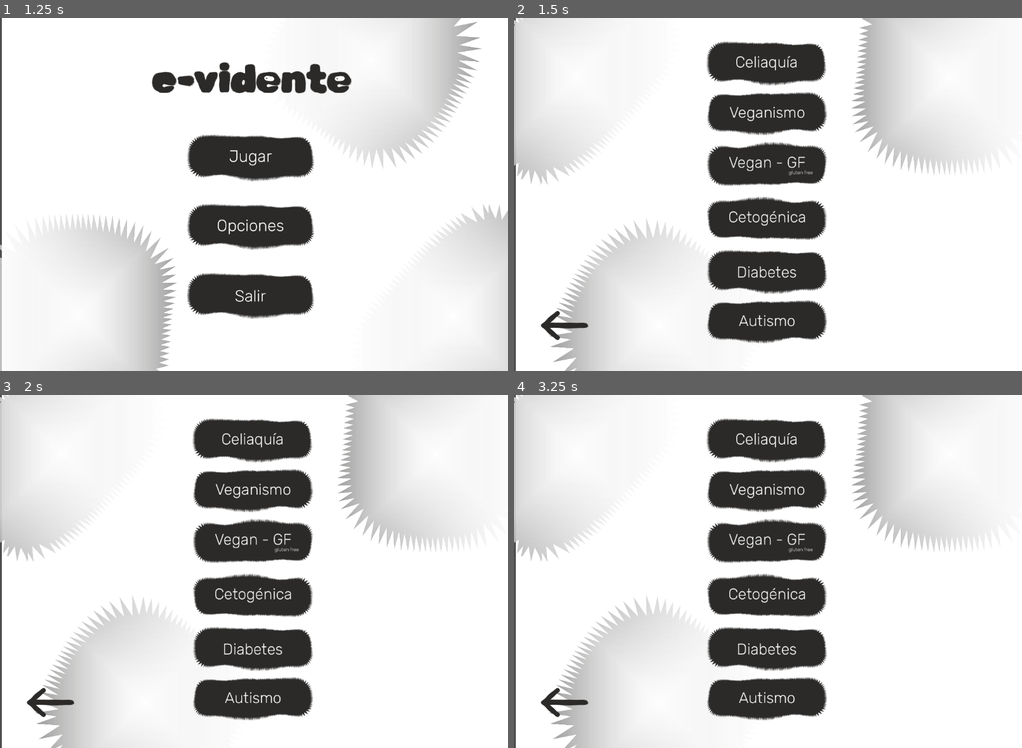
Above: before the commit, frames 1-4 (two rows, left to right).
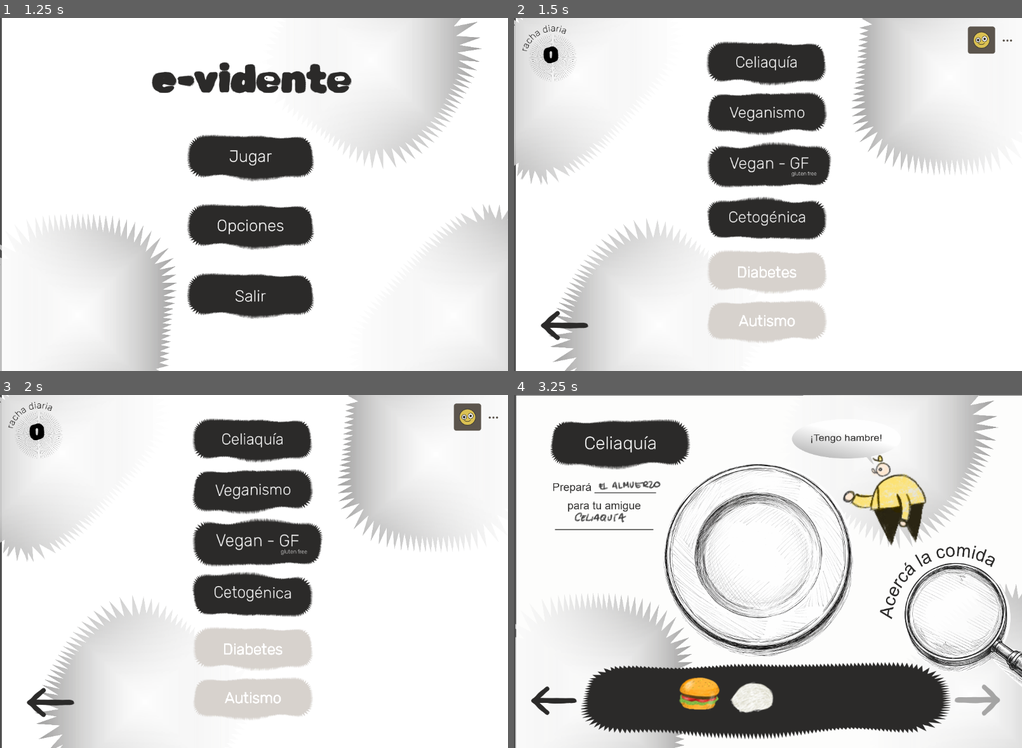
Above: after the commit, the same moments.

Repository: TTIP-e-vidente/e-vidente
Game: Godot game, scene res://interface/evidente.tscn
Same seed, same stepped clock (60 frames per second), same inputs: the game is played once before the commit and once after it. Sound files missing from this copy of the repository are replaced by a short silence.
Inputs (mouse positions are in pixels of both pictures, inside the frame that each line leads up to):
- Up to frame 1 (1.25 s): click (243, 314) at 0.5 s
- Up to frame 2 (1.5 s): click (762, 159) at 1.25 s
- Up to frame 3 (2 s): no input
- Up to frame 4 (3.25 s): click (793, 451) at 2 s; click (961, 504) at 2.77 s

Frame 1 is identical in both runs. In frame 2, 6.4% of the frame differs, in the area x 1-99%, y 1-93%; in frame 3, 7.6%; in frame 4, 46%, in the area x 0-100%, y 0-100%.
Error before the commit: Parse Error: Cannot infer the type of "resume_state" variable because the value doesn't have a set type. (res://niveles/selector.gd:264)
Error after the commit: Invalid call. Nonexistent function 'hide_overlay' in base 'Control (ProfileOverlayPanel)'. (res://mapas/MapHud.gd:128)

Commit message:
refactor: translate SaveManager method names to Spanish for consistency

Diff:
--- a/project/mapas/MapHud.gd
+++ b/project/mapas/MapHud.gd
@@ -87,25 +87,25 @@
 
 func _on_superposicion_reanudar_presionado() -> void:
 	_hide_profile_overlay()
-	if not SaveManager.can_resume_current_save():
+	if not SaveManager.puede_reanudar_guardado_actual():
 		return
-	var resume_state: Dictionary = SaveManager.reload_from_disk_and_get_resume()
+	var resume_state: Dictionary = SaveManager.recargar_desde_disco_y_obtener_reanudacion()
 	GameSceneRouter.go_to_resume(get_tree(), resume_state, _get_scene_to_return_to())
 
 
 func _on_superposicion_edit_perfil_presionado() -> void:
-	SaveManager.save_progress_to_disk()
+	SaveManager.guardar_progreso_en_disco()
 	get_tree().root.set_meta(PROFILE_RETURN_SCENE_META, _get_scene_to_return_to())
 	GameSceneRouter.go_to_profile_editor(get_tree())
 
 
 func _on_overlay_save_pressed() -> void:
-	SaveManager.save_progress_to_disk()
+	SaveManager.guardar_progreso_en_disco()
 	_refresh_hud()
 
 
 func _on_superposicion_reiniciar_presionado() -> void:
-	SaveManager.reset_all_progress()
+	SaveManager.reiniciar_todo_progreso()
 	_hide_profile_overlay()
 	GameSceneRouter.go_to_mode_selector(get_tree())
 
--- a/project/mapas/MapScene.gd
+++ b/project/mapas/MapScene.gd
@@ -19,7 +19,7 @@
 # Ciclo de vida ---------------------------------------------------------------
 func _ready() -> void:
 	GameSceneRouter.request_scene_preload(
-		GameTrackCatalog.get_level_scene_path(DEFAULT_TRACK_KEY)
+		GameTrackCatalog.obtener_ruta_escena_nivel(DEFAULT_TRACK_KEY)
 	)
 	_connect_back_signal()
 	_clear_transient_question_session()
@@ -247,7 +247,7 @@
 		return false
 	if node_data.is_question():
 		return true
-	return node_data.has_chapter_destination() and GameTrackCatalog.has_track(
+	return node_data.has_chapter_destination() and GameTrackCatalog.tiene_pista(
 		_obtener_clave_pista_valida(node_data)
 	)
 
@@ -262,7 +262,7 @@
 
 func _obtener_clave_pista_valida(node_data: RefCounted) -> String:
 	var raw_track_key: String = node_data.get_track_key_or_default(DEFAULT_TRACK_KEY)
-	if GameTrackCatalog.has_track(raw_track_key):
+	if GameTrackCatalog.tiene_pista(raw_track_key):
 		return raw_track_key
 	return DEFAULT_TRACK_KEY
 
--- a/project/mapas/completo/capitulo_completado.gd
+++ b/project/mapas/completo/capitulo_completado.gd
@@ -25,7 +25,7 @@
 func _refresh_copy() -> void:
 	if subtitle_label == null or detail_label == null:
 		return
-	var track_label: String = GameTrackCatalog.get_track_label(_track_key, "este modo")
+	var track_label: String = GameTrackCatalog.obtener_etiqueta_pista(_track_key, "este modo")
 	subtitle_label.text = "Terminaste el mapa de %s" % track_label
 
 
--- a/project/niveles/nivel_1/Level.gd
+++ b/project/niveles/nivel_1/Level.gd
@@ -93,7 +93,7 @@
 		manager_level.iniciar_nivel_sesion(active_track_key, self)
 	var resolved_level_number := _numero_nivel_valido(active_track_key)
 	if resolved_level_number > 0:
-		SaveManager.set_resume_to_level(active_track_key, resolved_level_number)
+		SaveManager.establecer_reanudar_en_nivel(active_track_key, resolved_level_number)
 
 
 func _reproducir_audio_nivel() -> void:
@@ -165,7 +165,7 @@
 	)
 
 	# 3. Persistir todo a disco
-	SaveManager.record_level_completed(track_key, level_number)
+	SaveManager.registrar_nivel_completado(track_key, level_number)
 
 	# 4. Preparar el feedback de racha para mostrarlo al avanzar
 	var updated_streak: Dictionary = Global.obtener_estado_racha()
@@ -235,10 +235,10 @@
 		return
 
 	var saved_positive_count: int = manager_level.almacenar_parcial_nivel_estado(track_key)
-	SaveManager.set_resume_to_level(track_key, resolved_level_number)
-	SaveManager.record_manual_save()
-	if SaveManager.has_save_error():
-		var error := SaveManager.get_last_save_error()
+	SaveManager.establecer_reanudar_en_nivel(track_key, resolved_level_number)
+	SaveManager.registrar_guardado_manual()
+	if SaveManager.tiene_error_guardado():
+		var error: String = SaveManager.obtener_error_ultimo_guardado()
 		_mostrar_guardar_retroalimentacion(
 			"No se pudo guardar",
 			error if not error.is_empty() else "Reintenta de nuevo en unos segundos",
@@ -250,7 +250,7 @@
 
 func _mostrar_guardar_exito_retroalimentacion(saved_positive_count: int) -> void:
 	var title := "Guardado parcial" if saved_positive_count > 0 else SAVE_FEEDBACK_DEFAULT_TITLE
-	var saved_time := SaveManager.get_last_saved_at().get_slice(" ", 1)
+	var saved_time: String = SaveManager.obtener_ultimo_guardado_en().get_slice(" ", 1)
 	var time_line := (
 		"Guardado a las %s" % saved_time
 		if not saved_time.is_empty()
--- a/project/niveles/selector.gd
+++ b/project/niveles/selector.gd
@@ -228,18 +228,18 @@
 
 
 func _on_superposicion_edit_perfil_presionado() -> void:
-	SaveManager.save_progress_to_disk()
+	SaveManager.guardar_progreso_en_disco()
 	get_tree().root.set_meta(PROFILE_RETURN_SCENE_META, RESUME_FALLBACK_SCENE)
 	GameSceneRouter.go_to_profile_editor(get_tree())
 
 
 func _on_superposicion_guardar_presionado() -> void:
-	SaveManager.save_progress_to_disk()
+	SaveManager.guardar_progreso_en_disco()
 	_profile_overlay.refresh()
 
 
 func _on_superposicion_reiniciar_presionado() -> void:
-	SaveManager.reset_all_progress()
+	SaveManager.reiniciar_todo_progreso()
 	_profile_overlay.visible = false
 	_profile_toggle_btn.visible = true
 	GameSceneRouter.go_to_mode_selector(get_tree())
@@ -258,10 +258,10 @@
 
 
 func _reanudar_actual_guardar() -> void:
-	if not SaveManager.can_resume_current_save():
+	if not SaveManager.puede_reanudar_guardado_actual():
 		_establecer_reanudar_superposicion_visible(false)
 		return
-	var resume_state := SaveManager.reload_from_disk_and_get_resume()
+	var resume_state: Dictionary = SaveManager.recargar_desde_disco_y_obtener_reanudacion()
 	GameSceneRouter.go_to_resume(get_tree(), resume_state, RESUME_FALLBACK_SCENE)
 
 
--- a/project/preguntas/pregunta.gd
+++ b/project/preguntas/pregunta.gd
@@ -248,12 +248,12 @@
 
 func _finish_map_question_session() -> void:
 	_register_completed_map_question_if_needed()
-	SaveManager.record_question_session_completed(_max_questions, puntaje)
+	SaveManager.registrar_sesion_preguntas_completada(_max_questions, puntaje)
 
 
 func _finish_regular_question_session() -> void:
 	Global.marcar_nivel_completado(track_key, nivel_id)
-	SaveManager.record_level_completed(track_key, nivel_id)
+	SaveManager.registrar_nivel_completado(track_key, nivel_id)
 
 
 func _register_completed_map_question_if_needed() -> void:
